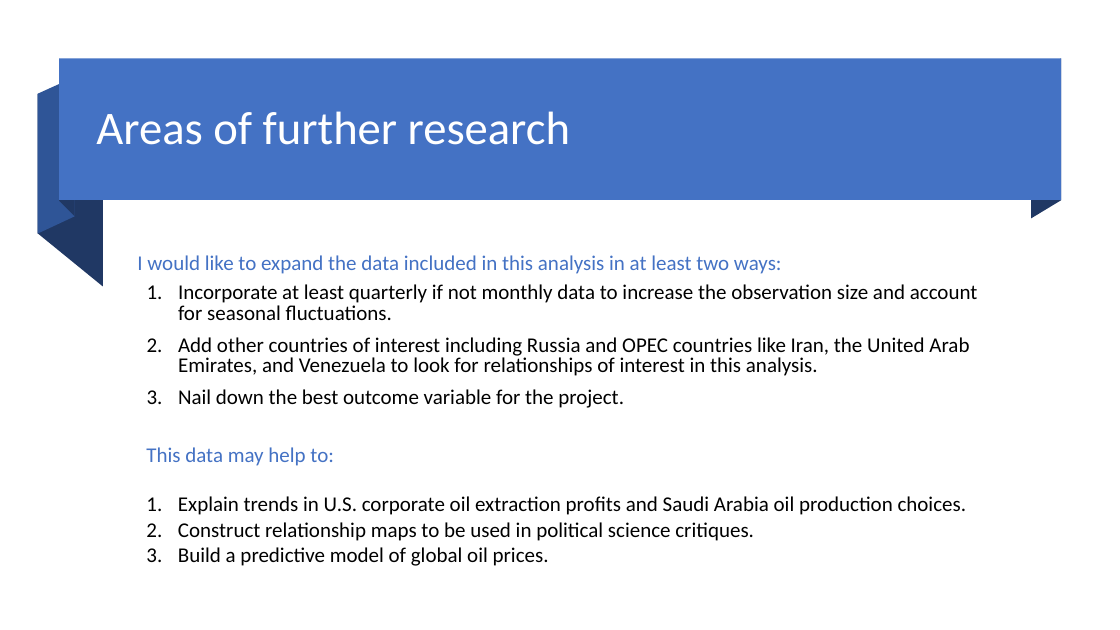
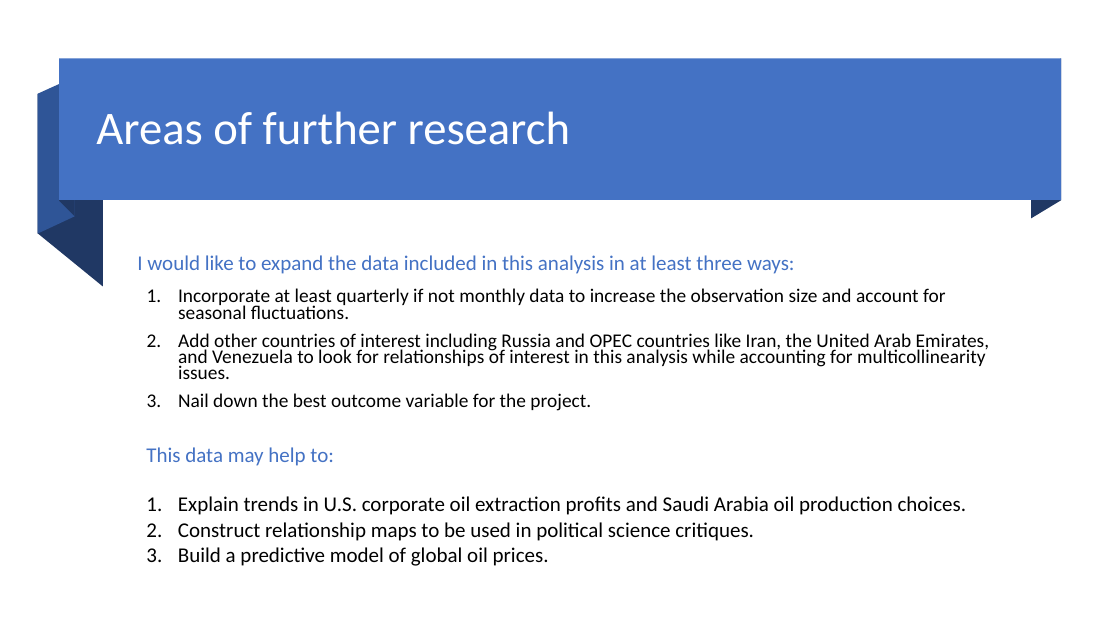
Before and after one commit to dray89/datascience_project, a slide deck: slide 13 of debraray_bootcampProjectProposal.pptx. Drawn at 1120x630 pixels with LibreOffice and Linux fonts; fonts in the diff are those of the drawing. Boxes give left, top, right and bottom in pixels: in the first picture for what was removed or moved away, otherwise in the second. Text is boxed around its words. In the diff, an @@ line names an element or a change of style, - is before the commit and + after.

Commit message:
added info

```diff
--- a/debraray_bootcampProjectProposal.pptx
+++ b/debraray_bootcampProjectProposal.pptx
@@ text at [137,255,795,274]: text changed @@
-I would like to expand the data included in this analysis in at least two ways:
+I would like to expand the data included in this analysis in at least three ways:
@@ text at [178,288,945,411]: size 18 to 16.6 pt in "Incorporate at least quarterly if not monthly ...", "Nail down the best outcome variable for ..."; line spacing 0.8 to 0.7 @@
@@ text at [178,333,989,379]: text changed; size 18 to 16.6 pt @@
-2. Add other countries of interest including Russia and OPEC countries like Iran, the United Arab Emirates, and Venezuela to look for relationships of interest in this analysis.
+2. Add other countries of interest including Russia and OPEC countries like Iran, the United Arab Emirates, and Venezuela to look for relationships of interest in this analysis while accounting for multicollinearity issues.
```
